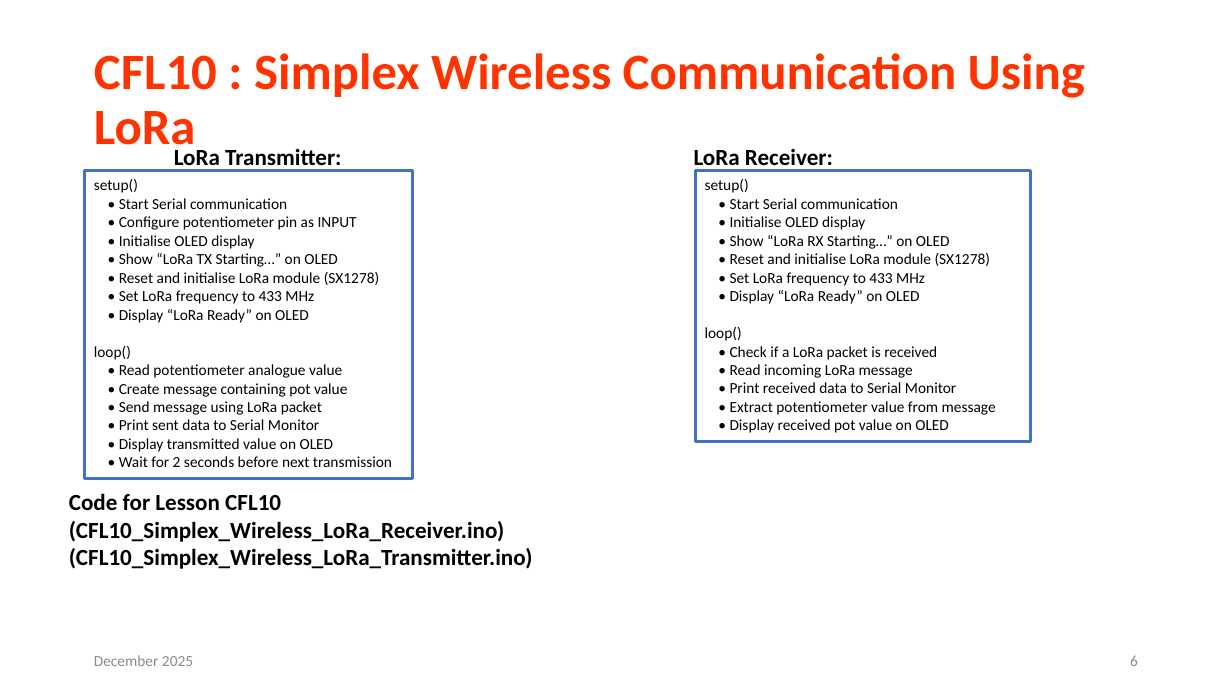
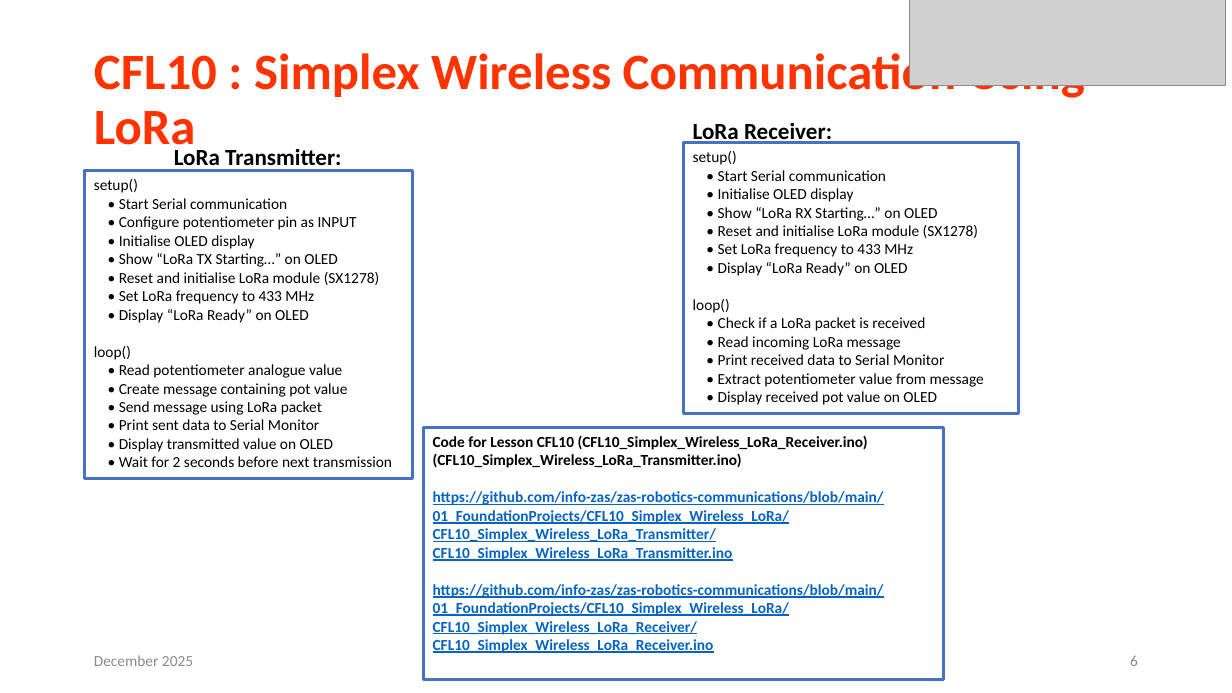
Before and after one commit to info-zas/zas-robotics-communications, a slide deck: slide 6 of 01_FoundationProjects/CFL10_Simplex_Wireless_LoRa/CFL10_Simplex_Wireless_LoRa.pptx. Drawn at 1232x693 pixels with LibreOffice and Linux fonts; fonts in the diff are those of the drawing; grey boxes stand for pictures. Boxes give left, top, right and bottom in pixels: in the first picture for what was removed or moved away, otherwise in the second. Text is boxed around its words. In the diff, an @@ line names an element or a change of style, - is before the commit and + after.

Commit message:
initial commit of foundation lessons

```diff
--- a/01_FoundationProjects/CFL10_Simplex_Wireless_LoRa/CFL10_Simplex_Wireless_LoRa.pptx
+++ b/01_FoundationProjects/CFL10_Simplex_Wireless_LoRa/CFL10_Simplex_Wireless_LoRa.pptx
@@ picture added at [910,0,1226,85] @@
@@ text "LoRa Receiver:": place and size @@
-text "LoRa Receiver:" at [694,149,833,171]
+text "LoRa Receiver:" at [693,123,832,144]
@@ rectangle "setup()": place and size @@
-rectangle "setup()" at [696,171,1031,442]
+rectangle "setup()" at [684,142,1019,413]
@@ rectangle "Code for Lesson CFL10 (CFL10_Simplex_Wireless_LoRa_Receiver. ...": place and size @@
-rectangle "Code for Lesson CFL10 (CFL10_Simplex_Wireless_LoRa_Receiver. ..." at [69,493,533,569]
+rectangle "Code for Lesson CFL10 (CFL10_Simplex_Wireless_LoRa_Receiver. ..." at [423,427,944,679]
@@ rectangle "Code for Lesson CFL10 (CFL10_Simplex_Wireless_LoRa_Receiver. ..." at [423,427,944,679]: outline none to #4472C4 2.25 pt @@
@@ text in rectangle at [433,435,868,468]: size 18 to 12 pt in "Code for Lesson CFL10 (CFL10_Simplex_Wireless_LoRa_Receiver. ...", "(CFL10_Simplex_Wireless_LoRa_Transmitter.ino)" @@
@@ text in rectangle at [433,491,884,653]: paragraphs added @@
+https://github.com/info-zas/zas-robotics-communications/blob/main/01_FoundationProjects/CFL10_Simplex_Wireless_LoRa/CFL10_Simplex_Wireless_LoRa_Transmitter/CFL10_Simplex_Wireless_LoRa_Transmitter.ino
+https://github.com/info-zas/zas-robotics-communications/blob/main/01_FoundationProjects/CFL10_Simplex_Wireless_LoRa/CFL10_Simplex_Wireless_LoRa_Receiver/CFL10_Simplex_Wireless_LoRa_Receiver.ino
```
Also in this commit, not shown: 4 other slides changed, 13 other files.
